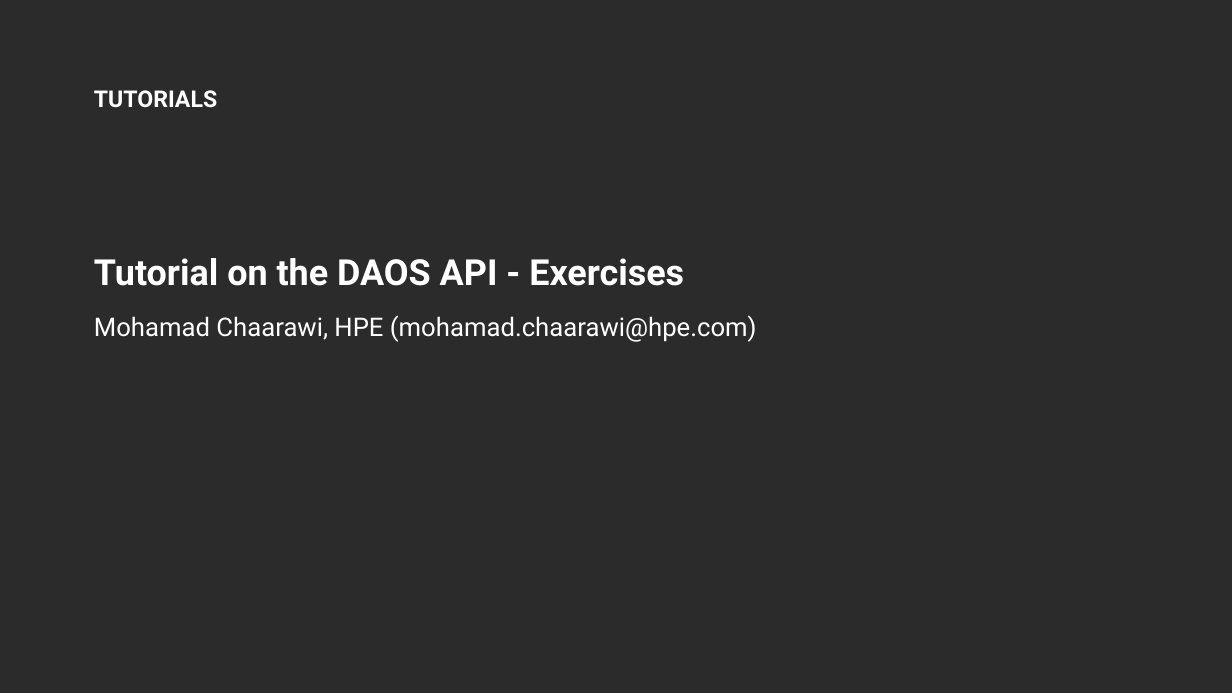
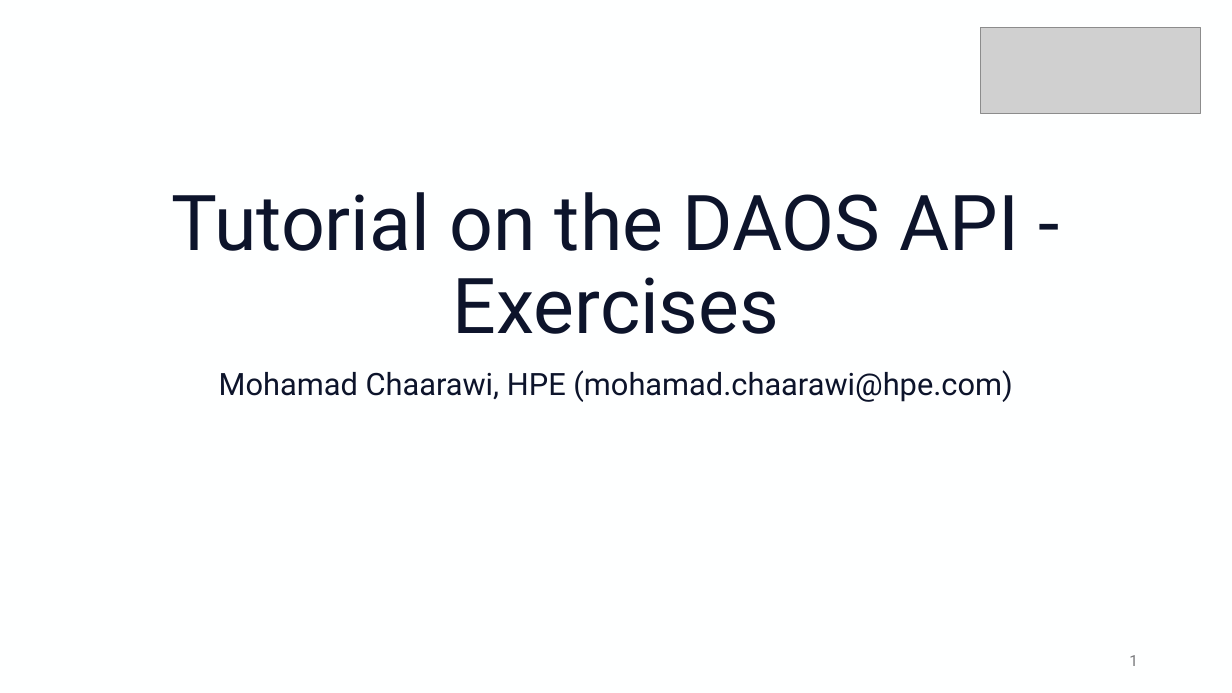
Before and after one commit to adrianjhpc/ObjectStoreTutorial, a slide deck: slide 1 of Exercises/DAOS/Handout/daos_hands_on.pptx. Drawn at 1232x693 pixels with LibreOffice and Linux fonts; fonts in the diff are those of the drawing; grey boxes stand for pictures; background and template pictures are left out; a plain dark background stands for a picture behind light text. Boxes give left, top, right and bottom in pixels: in the first picture for what was removed or moved away, otherwise in the second. Text is boxed around its words. In the diff, an @@ line names an element or a change of style, - is before the commit and + after.

Commit message:
Adding in latest slides and exercise handouts

```diff
--- a/Exercises/DAOS/Handout/daos_hands_on.pptx
+++ b/Exercises/DAOS/Handout/daos_hands_on.pptx
@@ background picture (left out) to #FEFFFF @@
@@ picture added at (x1=982, y1=27, x2=1201, y2=113) @@
@@ text removed at (x1=94, y1=90, x2=217, y2=108) @@
-TUTORIALS
@@ title "Tutorial on the DAOS API ..." moved from (x1=94, y1=258, x2=684, y2=286) to (x1=172, y1=192, x2=1020, y2=334) @@
@@ title "Tutorial on the DAOS API ..." at (x1=172, y1=192, x2=1020, y2=334): size 28 to 60 pt, text colour #FFFFFF to #0D142B, bold off; alignment left to centre @@
@@ subtitle "Mohamad Chaarawi, HPE (mohamad.chaarawi@hpe.com)" moved from (x1=94, y1=315, x2=757, y2=342) to (x1=219, y1=370, x2=1012, y2=402) @@
@@ subtitle "Mohamad Chaarawi, HPE (mohamad.chaarawi@hpe.com)" at (x1=219, y1=370, x2=1012, y2=402): size 20 to 24 pt, text colour #FFFFFF to #0D142B; alignment left to centre @@
@@ page number added at (x1=1129, y1=655, x2=1138, y2=666), 12 pt, text #797A7D @@
+1
```
Also in this commit, not shown: 12 other slides changed, 1 slide removed, 2 other files.
